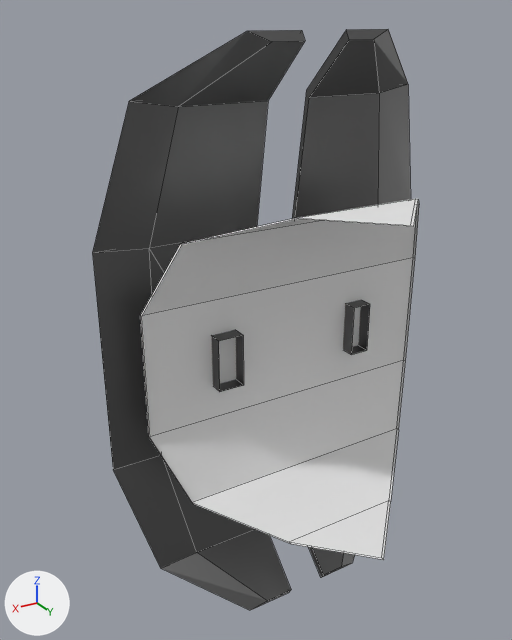
The Blender file Assets/Models/connector_t.blend as it was, and as the next commit left it.
Rendered twice from a camera (50 mm lens) standing at (1.157, 1.215, 0.958) and looking at (0.153, -0.458, 0.121). Arrows for +X, +Y and +Z are at lower left; the lights stay in place. Mesh edges are drawn as thin lines.

In view in the first picture: 'EmptyWall', 'Shield'.
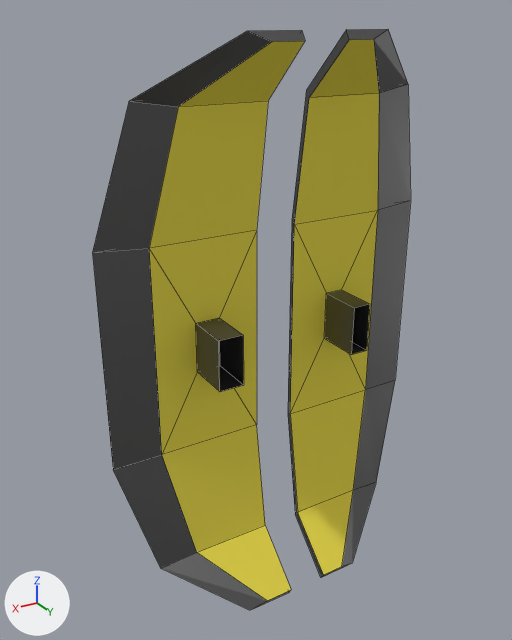
Pixel boxes (x1, y1, x2, y2) of what changed, in the pictures (512 x 640 px):
```json
{"object": "EmptyWall", "change": "hidden", "before": [141, 199, 419, 560]}
{"part": 1, "of": "me_cube_005", "change": "recoloured", "before": [149, 241, 191, 294], "after": [149, 210, 378, 454]}
{"part": 2, "of": "me_cube_005", "change": "recoloured", "before": [164, 461, 344, 601], "after": [162, 390, 365, 601]}
{"part": 3, "of": "me_cube_005", "change": "recoloured", "before": [149, 39, 379, 248], "after": [149, 39, 379, 248], "on screen": "grey to yellow"}
```

Edits to the scene script, one JSON object a line:
```json
{"block": "me_cube_005", "where": "me_cube_005.from_pydata(...)  # 64 vertices, 50 faces; spans x -0.58..0.58, y -0.62..-0.37, z -0.92..0.92"}
{"block": "me_cube_005", "where": "# used by ob_shield; location = (0.0, 0.0, 0.0)"}
{"block": "me_cube_005", "change": "me_cube_005 part 1: all 8 faces centred in x -0.35..0.35, y -0.61, z -0.22..0.22 switch from mat_heavymetal (grey #747474) to mat_spacewool (yellow #e7d84f)"}
{"block": "me_cube_005", "change": "me_cube_005 part 2: all 4 faces centred in x -0.23..0.22, y -0.57..-0.46, z -0.82..-0.54 switch from mat_heavymetal (grey #747474) to mat_spacewool (yellow #e7d84f)"}
{"block": "me_cube_005", "change": "me_cube_005 part 3: all 4 faces centred in x -0.23..0.22, y -0.57..-0.46, z 0.54..0.82 switch from mat_heavymetal (grey #747474) to mat_spacewool (yellow #e7d84f)"}
{"op": "add", "block": "ob_emptywall", "code": "ob_emptywall.hide_set(True)"}
```
